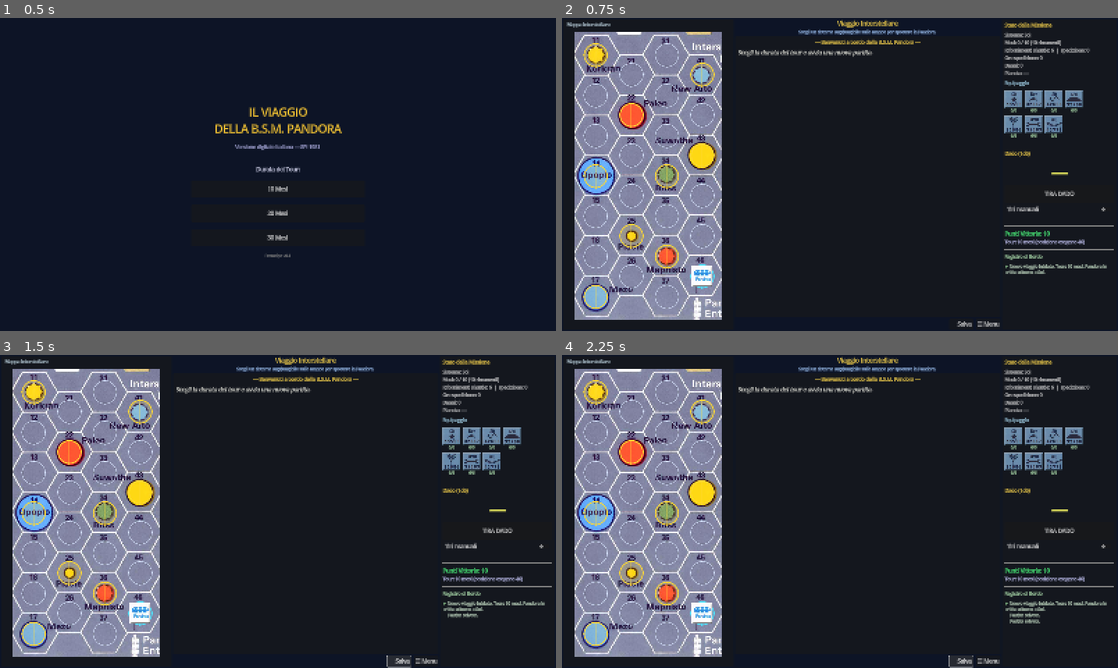
Above: before the commit, frames 1-4 (two rows, left to right).
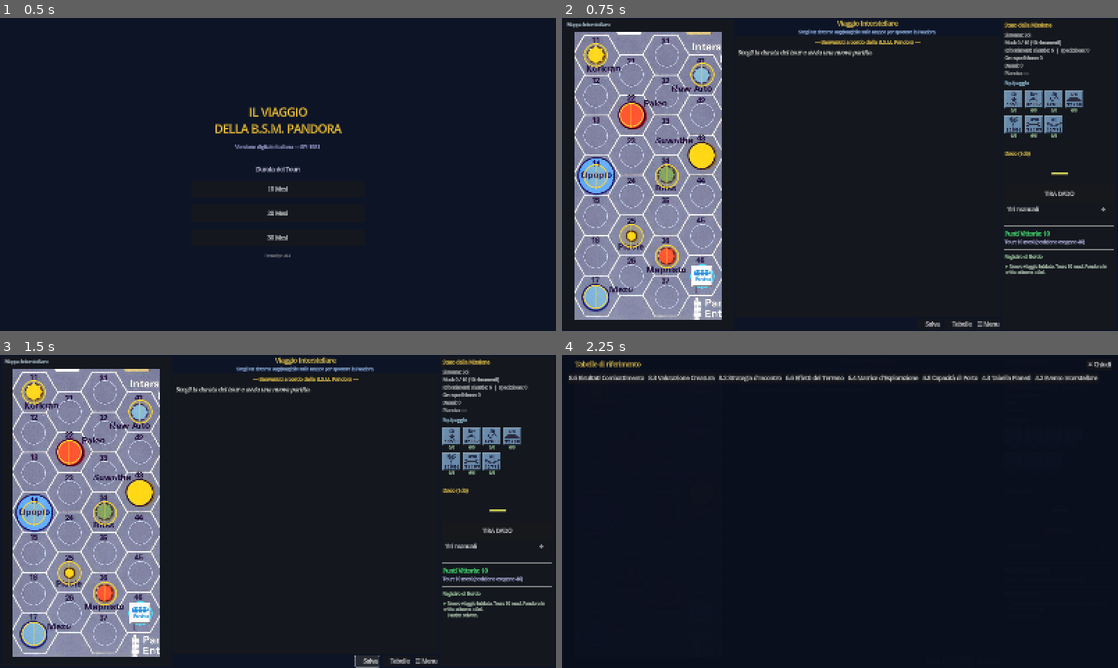
Above: after the commit, the same moments.

Repository: Tannoiser2/voyage-of-BSM-Pandora
Game: Godot game, scene res://scenes/Main.tscn
Two runs of this game, one before a commit and one after it. Both use one fixed random seed, a clock stepped at 60 frames per second and the inputs below.
Inputs (mouse positions are in pixels of both pictures, inside the frame that each line leads up to):
- Up to frame 1 (0.5 s): no input
- Up to frame 2 (0.75 s): click "10 Mesi" at 0.5 s
- Up to frame 3 (1.5 s): click "💾 Salva" at 1.25 s
- Up to frame 4 (2.25 s): click (956, 661) at 2 s, where only the run after the commit has a clickable "📖 Tabelle"

Frame 1 is identical in both runs. In frame 2, less than 0.1% of the frame differs, in the area x 65-74%, y 96-99%; in frame 3, 0.3%; in frame 4, 30%, in the area x 0-100%, y 0-100%.

Commit message:
Riferimento regole in-game e riepilogo di fine tour
Riferimento regole (4):
- Pulsante «Tabelle»: overlay con le 8 tabelle originali del gioco
  (assets/charts/) — Risultati Combattimento, Valutazione Creatura,
  Strategia d'Incontro, Effetti Terreno, Matrice Esplorazione, Capacità
  di Porto, Tabella Pianeti, Evento Interstellare. Selettore + immagine
  scorrevole, consultabile in qualsiasi momento.

Riepilogo fine tour (6):
- vp_ledger: storico delle variazioni di Punti Vittoria (con motivo),
  inizializzato coi PV di partenza e serializzato nel salvataggio.
- A fine tour, sotto il paragrafo 232, viene appeso il riepilogo
  dettagliato: ogni voce PV (+/-) con motivo, totale finale, equipaggio
  sopravvissuto/caduto e numero di sistemi visitati.

https://claude.ai/code/session_01S8moVytLqzBh7UZi8APKk5

Diff:
--- a/godot/scripts/GameScreen.gd
+++ b/godot/scripts/GameScreen.gd
@@ -23,6 +23,19 @@
 var sfx: AudioStreamPlayer
 var _sounds: Dictionary = {}
 
+# Overlay del riferimento regole (tabelle originali del gioco)
+var charts_overlay: Control
+const CHARTS := [
+	["Chart_8-6 Combat Results.jpg", "8.6 Risultati Combattimento"],
+	["Chart_8-3 Creature Rating.jpg", "8.3 Valutazione Creatura"],
+	["Chart_8-2 Encounter Strategy.jpg", "8.2 Strategia d'Incontro"],
+	["Chart_6-6 Terrain Effects.jpg", "6.6 Effetti del Terreno"],
+	["Chart_6-4 Exploration Matrix.jpg", "6.4 Matrice d'Esplorazione"],
+	["Chart_5-8 Port Capacity.jpg", "5.8 Capacità di Porto"],
+	["Chart_4-3 Planet Table.jpg", "4.3 Tabella Pianeti"],
+	["Chart_4-2 Interstellar Event.jpg", "4.2 Evento Interstellare"],
+]
+
 # Overlay della mappa interstellare reale (Voyage Map.jpg)
 # Coordinate ricavate per calibrazione dai cerchi dei sistemi stellari sull'originale.
 const INTER_REGION := Rect2(34, 1346, 336, 656)
@@ -320,6 +333,12 @@
 	btn_save.text = "💾 Salva"
 	btn_save.pressed.connect(_on_save)
 	actions_hbox.add_child(btn_save)
+
+	var btn_charts := Button.new()
+	btn_charts.name = "BtnCharts"
+	btn_charts.text = "📖 Tabelle"
+	btn_charts.pressed.connect(_toggle_charts)
+	actions_hbox.add_child(btn_charts)
 
 	var btn_menu := Button.new()
 	btn_menu.name = "BtnMenu"
@@ -812,6 +831,34 @@
 func _on_phase_changed(phase: String) -> void:
 	_update_display()
 	_update_action_buttons(phase)
+	if phase == "game_over":
+		_append_endtour_summary()
+
+# Riepilogo dettagliato di fine tour: appende al paragrafo finale lo storico
+# delle variazioni di Punti Vittoria e il totale, con lo stato dell'equipaggio.
+func _append_endtour_summary() -> void:
+	var pd := find_child("ParagraphText", true, false) as RichTextLabel
+	if not pd:
+		return
+	var bb := "\n\n[color=#ffd24d]──── Riepilogo del Tour ────[/color]\n"
+	for e in GameState.vp_ledger:
+		var amt := int(e.get("amount", 0))
+		var col := "#9fe0a0" if amt >= 0 else "#ff8866"
+		bb += "[color=%s]%+d[/color]  %s\n" % [col, amt, e.get("reason", "")]
+	bb += "[color=#ffe27a]── Punti Vittoria finali: [b]%d[/b] ──[/color]\n\n" % GameState.victory_points
+	# Stato dell'equipaggio a fine tour
+	var alive := 0
+	var dead: Array = []
+	for k in GameState.crew:
+		if GameState.crew[k].get("alive", false):
+			alive += 1
+		else:
+			dead.append(GameState.crew[k].get("name", k))
+	bb += "Equipaggio sopravvissuto: [b]%d/7[/b]" % alive
+	if dead.size() > 0:
+		bb += " — caduti: [color=#ff8866]%s[/color]" % ", ".join(dead)
+	bb += "\nSistemi visitati: [b]%d[/b]" % GameState.visited_systems.size()
+	pd.append_text(bb)
 
 func _update_action_buttons(phase: String) -> void:
 	var btn_orbit := find_child("BtnOrbit", true, false)
@@ -1516,6 +1563,77 @@
 	# Torna al menu principale (lo stato resta in memoria; usa Salva per conservarlo).
 	get_tree().change_scene_to_file("res://scenes/MainMenu.tscn")
 
+# --- Riferimento regole: overlay con le tabelle originali del gioco -----------
+func _toggle_charts() -> void:
+	if charts_overlay and is_instance_valid(charts_overlay):
+		charts_overlay.queue_free()
+		charts_overlay = null
+		return
+	_build_charts_overlay()
+
+func _build_charts_overlay() -> void:
+	_play("click")
+	var panel := Panel.new()
+	panel.set_anchors_and_offsets_preset(Control.PRESET_FULL_RECT)
+	panel.mouse_filter = Control.MOUSE_FILTER_STOP
+	add_child(panel)
+	charts_overlay = panel
+
+	var bg := ColorRect.new()
+	bg.color = Color(0.04, 0.06, 0.12, 0.97)
+	bg.set_anchors_and_offsets_preset(Control.PRESET_FULL_RECT)
+	panel.add_child(bg)
+
+	var v := VBoxContainer.new()
+	v.set_anchors_and_offsets_preset(Control.PRESET_FULL_RECT)
+	v.offset_left = 16; v.offset_top = 12; v.offset_right = -16; v.offset_bottom = -12
+	v.add_theme_constant_override("separation", 8)
+	panel.add_child(v)
+
+	var header := HBoxContainer.new()
+	v.add_child(header)
+	var title := Label.new()
+	title.text = "📖 Tabelle di riferimento"
+	title.add_theme_font_size_override("font_size", 18)
+	title.add_theme_color_override("font_color", Color(1.0, 0.85, 0.3))
+	title.size_flags_horizontal = Control.SIZE_EXPAND_FILL
+	header.add_child(title)
+	var close_btn := Button.new()
+	close_btn.text = "✕ Chiudi"
+	close_btn.pressed.connect(_toggle_charts)
+	header.add_child(close_btn)
+
+	var flow := HFlowContainer.new()
+	v.add_child(flow)
+	for c in CHARTS:
+		var b := Button.new()
+		b.text = c[1]
+		b.pressed.connect(_show_chart.bind(c[0]))
+		flow.add_child(b)
+
+	var scroll := ScrollContainer.new()
+	scroll.size_flags_vertical = Control.SIZE_EXPAND_FILL
+	scroll.size_flags_horizontal = Control.SIZE_EXPAND_FILL
+	v.add_child(scroll)
+	var tex := TextureRect.new()
+	tex.name = "ChartImage"
+	tex.expand_mode = TextureRect.EXPAND_FIT_WIDTH_PROPORTIONAL
+	tex.stretch_mode = TextureRect.STRETCH_KEEP_ASPECT_CENTERED
+	tex.size_flags_horizontal = Control.SIZE_EXPAND_FILL
+	scroll.add_child(tex)
+
+	_show_chart(CHARTS[0][0])
+
+func _show_chart(filename: String) -> void:
+	if not charts_overlay:
+		return
+	var tex := charts_overlay.find_child("ChartImage", true, false) as TextureRect
+	if not tex:
+		return
+	var path := "res://assets/charts/%s" % filename
+	if ResourceLoader.exists(path):
+		tex.texture = load(path)
+
 func _on_encounter_started(creature_name: String) -> void:
 	_play("encounter")
 	_clear_choices()
--- a/godot/scripts/GameState.gd
+++ b/godot/scripts/GameState.gd
@@ -60,6 +60,7 @@
 
 var visited_systems: Array = []
 var log_entries: Array = []
+var vp_ledger: Array = []   # storico delle variazioni di PV {amount, reason} per il riepilogo finale
 
 # Preparazione della spedizione (regola 5.0)
 var planet_attrs: Dictionary = {}          # attributi reali del pianeta in orbita
@@ -102,6 +103,7 @@
 	current_planet = ""
 	visited_systems = []
 	log_entries = []
+	vp_ledger = []
 	expedition_units = []
 	expedition_gear = []
 	damaged_gear = []
@@ -119,6 +121,7 @@
 		10: victory_points = 10
 		20: victory_points = 20
 		30: victory_points = 30
+	vp_ledger.append({"amount": victory_points, "reason": "Punti Vittoria iniziali (tour %d mesi)" % tour_length})
 
 	set_phase(Phase.INTERSTELLAR)
 	add_log("Nuovo viaggio iniziato. Tour: %d mesi. Pandora in orbita attorno a Sol." % tour_length)
@@ -145,6 +148,7 @@
 		"awaiting_die_roll": awaiting_die_roll, "pending_die_purpose": pending_die_purpose,
 		"manual_dice": manual_dice,
 		"crew": crew, "visited_systems": visited_systems, "log_entries": log_entries,
+		"vp_ledger": vp_ledger,
 		"planet_attrs": planet_attrs, "planet_gravity": planet_gravity,
 		"shuttle_capacity": shuttle_capacity, "expedition_units": expedition_units,
 		"expedition_gear": expedition_gear, "damaged_gear": damaged_gear,
@@ -207,6 +211,7 @@
 				crew[k]["endurance"] = int(cr[k].get("endurance", MAX_ENDURANCE))
 	visited_systems = d.get("visited_systems", [])
 	log_entries = d.get("log_entries", [])
+	vp_ledger = d.get("vp_ledger", [])
 	planet_attrs = d.get("planet_attrs", {})
 	planet_gravity = str(d.get("planet_gravity", "Earth like"))
 	shuttle_capacity = int(d.get("shuttle_capacity", 80))
@@ -725,11 +730,13 @@
 
 func gain_vp(amount: int, reason: String) -> void:
 	victory_points += amount
+	vp_ledger.append({"amount": amount, "reason": reason})
 	add_log("VP +%d: %s (totale: %d)" % [amount, reason, victory_points])
 	state_updated.emit()
 
 func lose_vp(amount: int, reason: String) -> void:
 	victory_points -= amount
+	vp_ledger.append({"amount": -amount, "reason": reason})
 	add_log("VP -%d: %s (totale: %d)" % [amount, reason, victory_points])
 	state_updated.emit()
 
